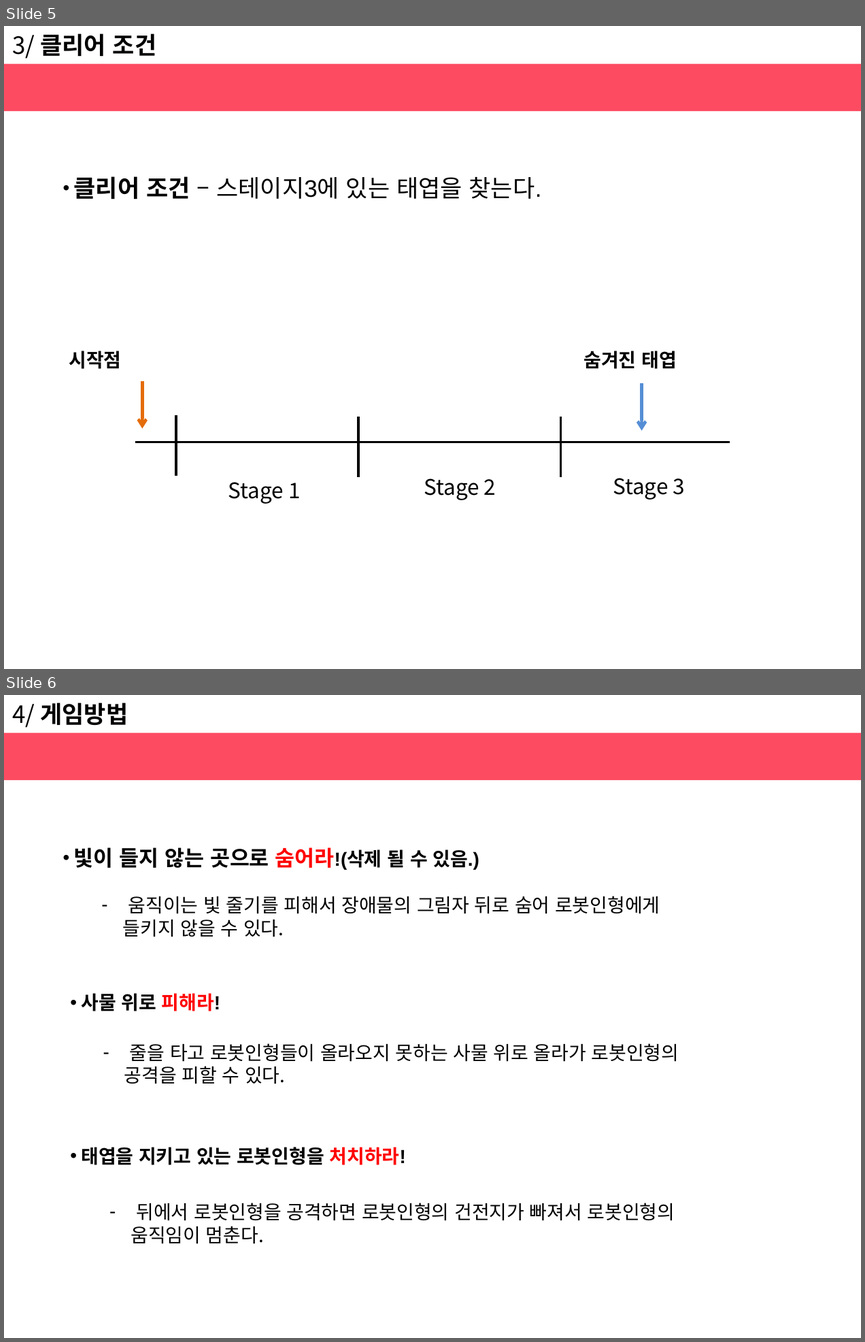
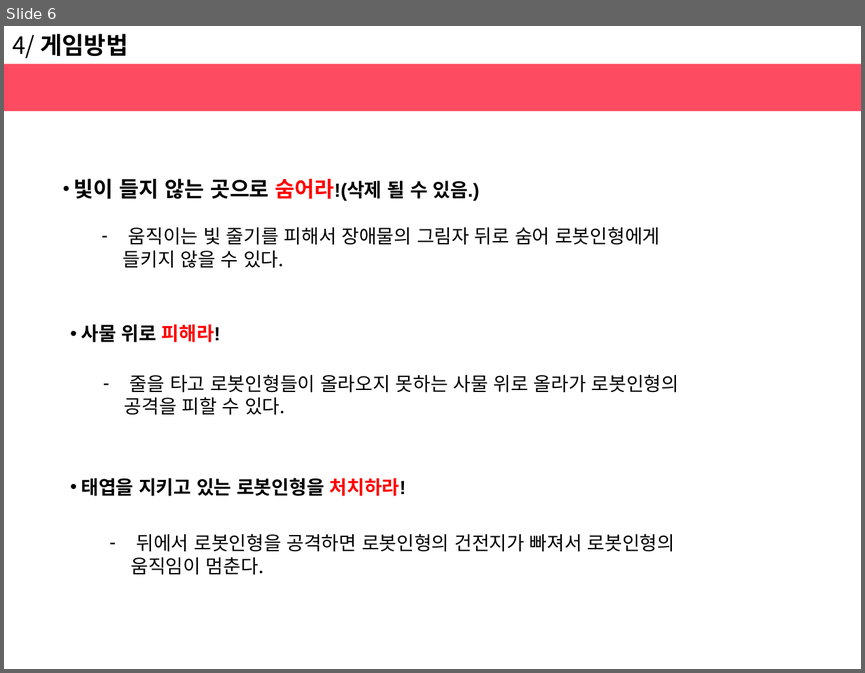
Before and after one commit to haeunjung/Team_Project, a slide deck: 기획문서/게임 제안서.pptx. Shown one above the other, each under a label of ours: slides 5 and 6 before the commit, slide 6 after it. The pictures are 865x1342 and 865x673 pixels, drawn with LibreOffice and Linux fonts; fonts in the diff are those of the drawing. Boxes give left, top, right and bottom in pixels: in the first picture for what was removed or moved away, otherwise in the second. Text is boxed around its words. In the diff, an @@ line names an element or a change of style, - is before the commit and + after.

```diff
--- a/기획문서/게임 제안서.pptx
+++ b/기획문서/게임 제안서.pptx
@@ slide 5 removed at box(4, 26, 861, 669), background #FFFFFF @@
@@ text removed at box(12, 33, 156, 59) @@
-3/ 클리어 조건
@@ rectangle removed at box(4, 63, 861, 111) @@
@@ text removed at box(74, 176, 542, 199) @@
-• 클리어 조건 – 스테이지3에 있는 태엽을 찾는다.
@@ text removed at box(69, 350, 122, 369) @@
-시작점
@@ text removed at box(584, 350, 676, 369) @@
-숨겨진 태엽
@@ arrow removed from (142, 381) to (142, 428) @@
@@ arrow removed from (641, 383) to (641, 431) @@
@@ line removed from (176, 415) to (176, 476) @@
@@ line removed from (358, 417) to (358, 478) @@
@@ line removed from (561, 417) to (561, 478) @@
@@ line removed from (136, 441) to (729, 441) @@
@@ text removed at box(228, 482, 300, 503) @@
-Stage 1
@@ text removed at box(424, 478, 496, 500) @@
-Stage 2
@@ text removed at box(613, 478, 685, 499) @@
-Stage 3
```
Also in this commit, not shown: 4 slides changed, 1 slide added.
